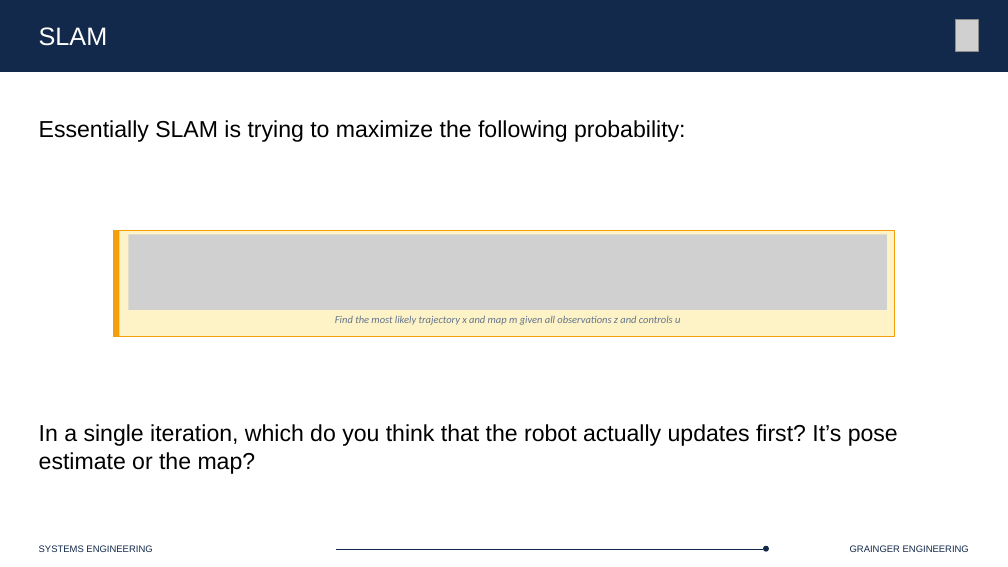
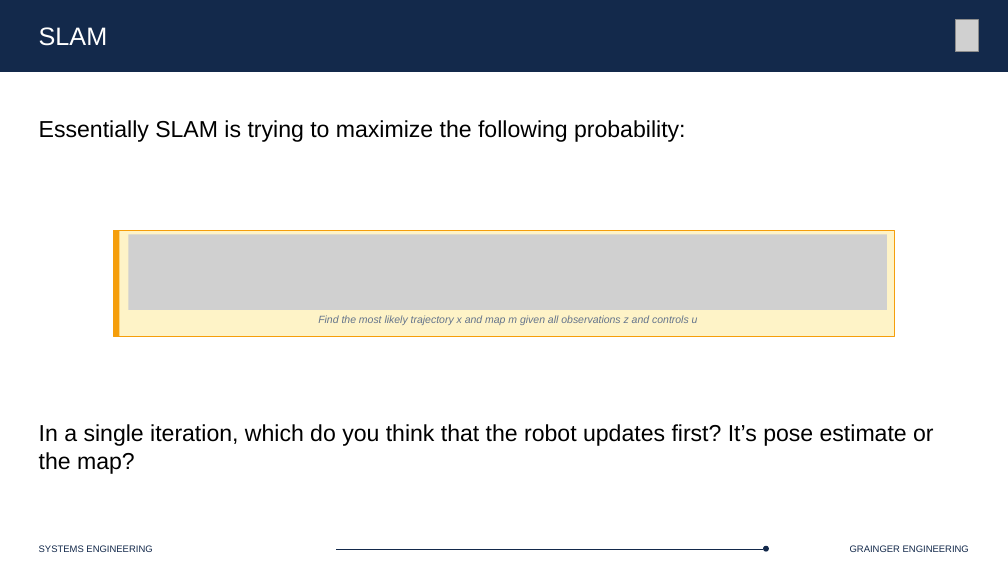
Before and after one commit to Marius-Juston/SE-423---Class-Material, a slide deck: slide 12 of Lectures/Slides/L24-25.pptx. Drawn at 1008x567 pixels with LibreOffice and Linux fonts; fonts in the diff are those of the drawing; grey boxes stand for pictures. Boxes give left, top, right and bottom in pixels: in the first picture for what was removed or moved away, otherwise in the second. Text is boxed around its words. In the diff, an @@ line names an element or a change of style, - is before the commit and + after.

```diff
--- a/Lectures/Slides/L24-25.pptx
+++ b/Lectures/Slides/L24-25.pptx
@@ text "Find the most likely trajectory ..." at (x1=318, y1=315, x2=698, y2=325): font Calibri to Arial @@
@@ text at (x1=39, y1=424, x2=933, y2=474): text changed @@
-In a single iteration, which do you think that the robot actually updates first? It’s pose estimate or the map?
+In a single iteration, which do you think that the robot updates first? It’s pose estimate or the map?
```
Also in this commit, not shown: 43 slides added.
